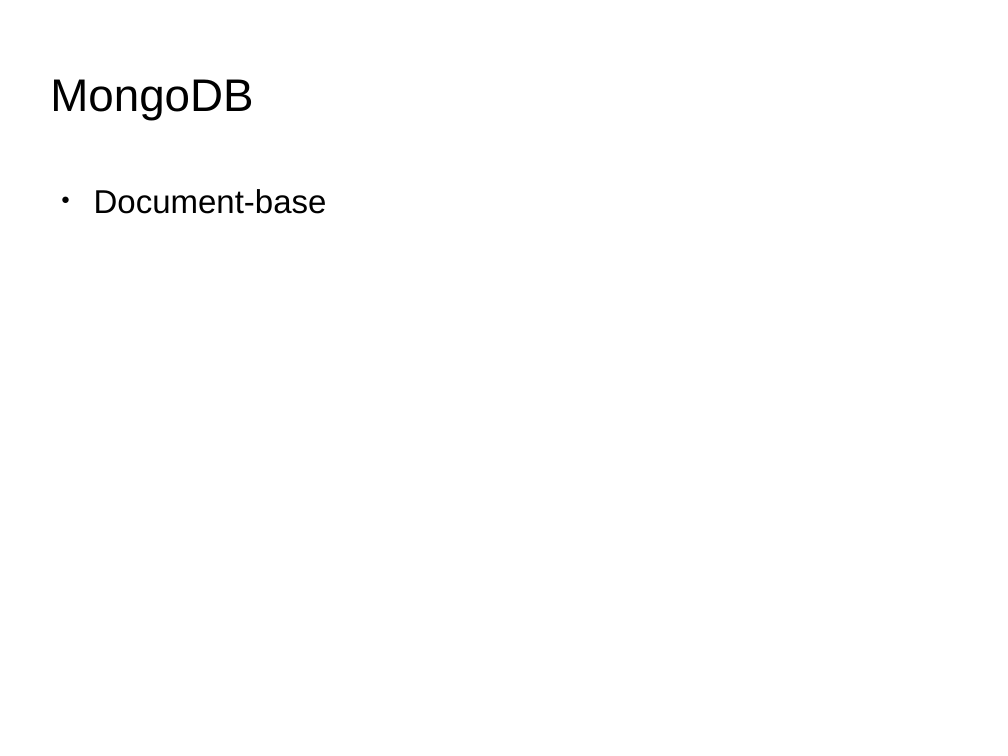
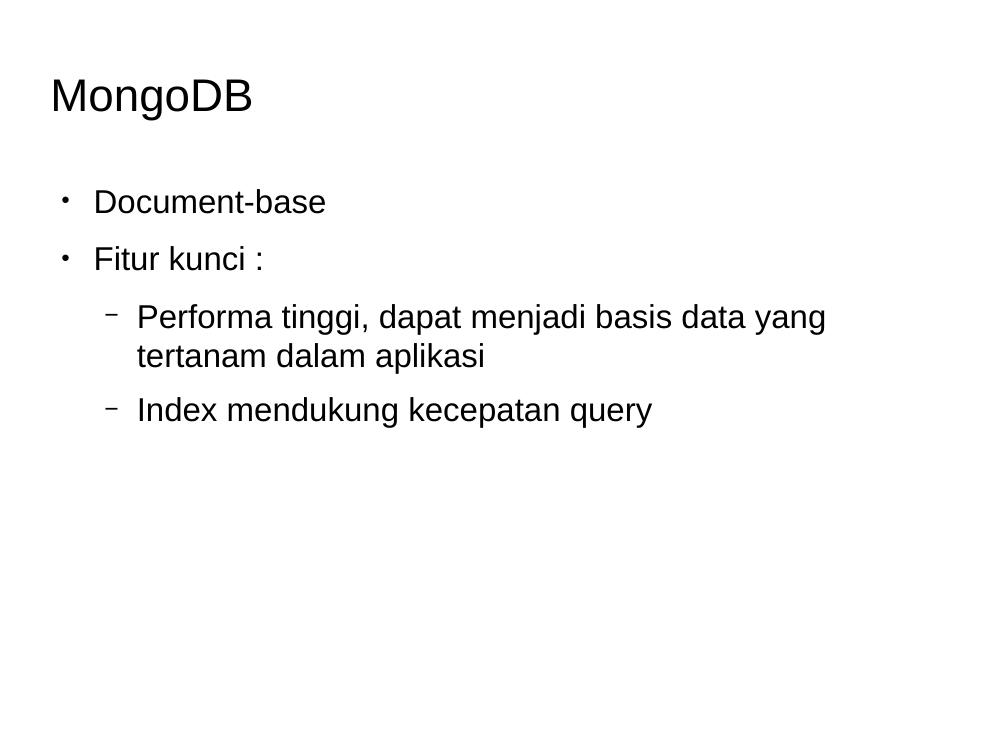
Before and after one commit to Dickyfathur7/pemrograman-komputer-2, a slide deck: slide 8 of 06-db-and-nosql-BELUM-SELESAI/slide-db-and-nosql.odp. Drawn at 1008x756 pixels with LibreOffice and Linux fonts; fonts in the diff are those of the drawing; background and template pictures are left out. Boxes give left, top, right and bottom in pixels: in the first picture for what was removed or moved away, otherwise in the second. Text is boxed around its words. In the diff, an @@ line names an element or a change of style, - is before the commit and + after.

Commit message:
update content mongodb

```diff
--- a/06-db-and-nosql-BELUM-SELESAI/slide-db-and-nosql.odp
+++ b/06-db-and-nosql-BELUM-SELESAI/slide-db-and-nosql.odp
@@ text at [94, 246, 827, 428]: paragraphs added @@
+● Fitur kunci :
+  − Performa tinggi, dapat menjadi basis data yang tertanam dalam aplikasi
+  − Index mendukung kecepatan query
```
